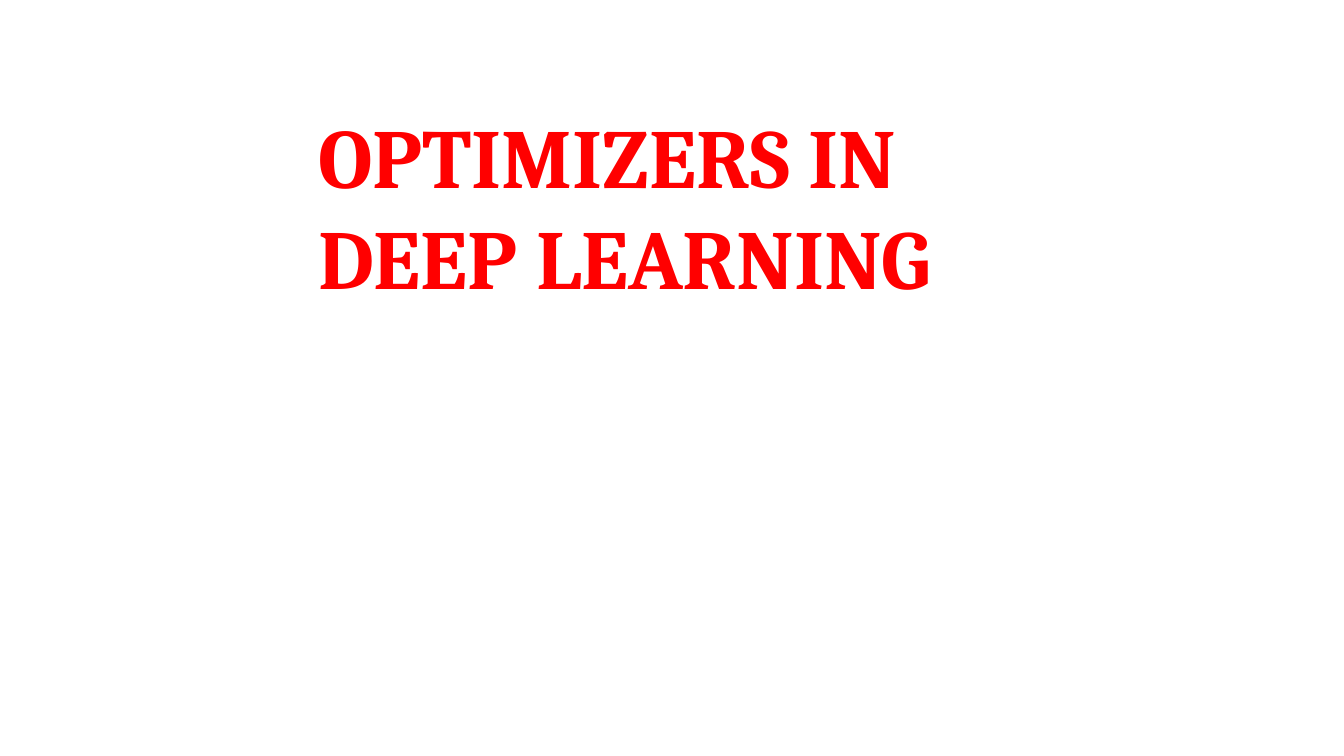
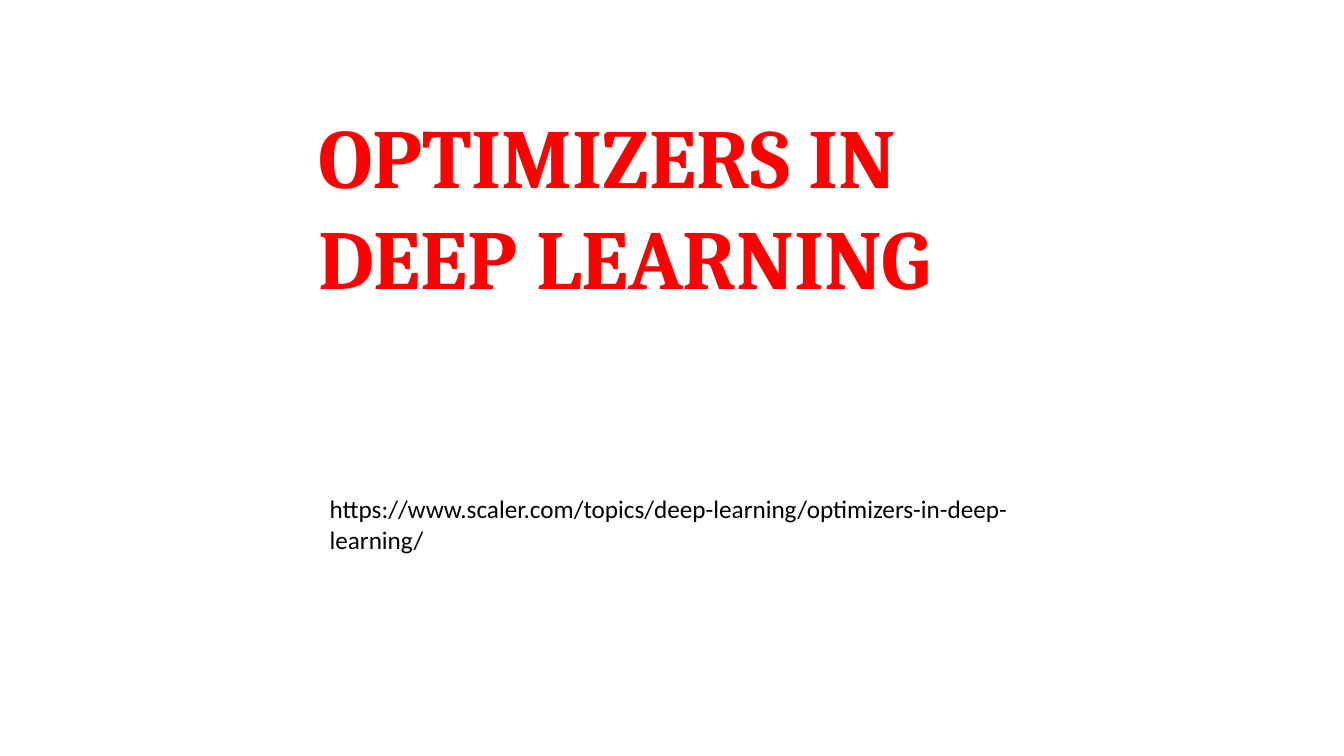
Before and after one commit to shahil04/ds_materials, a slide deck: slide 47 of 9.Deep_learning/class_3_module_9_deep learning_Loss_Functions Gradient Descent.pptx (slide 48 before the commit). Drawn at 1344x756 pixels with LibreOffice and Linux fonts; fonts in the diff are those of the drawing. Boxes give left, top, right and bottom in pixels: in the first picture for what was removed or moved away, otherwise in the second. Text is boxed around its words. In the diff, an @@ line names an element or a change of style, - is before the commit and + after.

```diff
--- a/9.Deep_learning/class_3_module_9_deep learning_Loss_Functions Gradient Descent.pptx
+++ b/9.Deep_learning/class_3_module_9_deep learning_Loss_Functions Gradient Descent.pptx
@@ text added at bbox=[330, 500, 1007, 554], 18 pt, text #000000 @@
+https://www.scaler.com/topics/deep-learning/optimizers-in-deep-learning/
```
Also in this commit, not shown: 11 other slides changed, 6 slides added, 4 slides removed, 26 other files.
